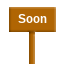
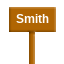
Layer changes from the first w=64, h=64 image to the second:
hid "Soon" over <box>18,14,47,23</box>
added layer "Smith" above "Layer" over <box>16,14,49,23</box>
